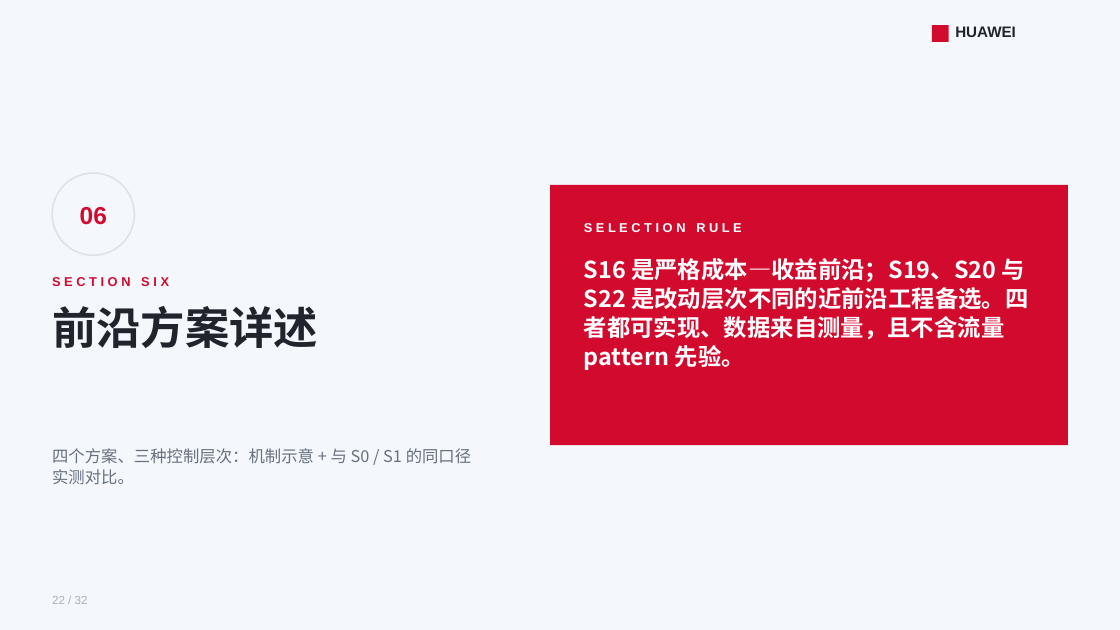
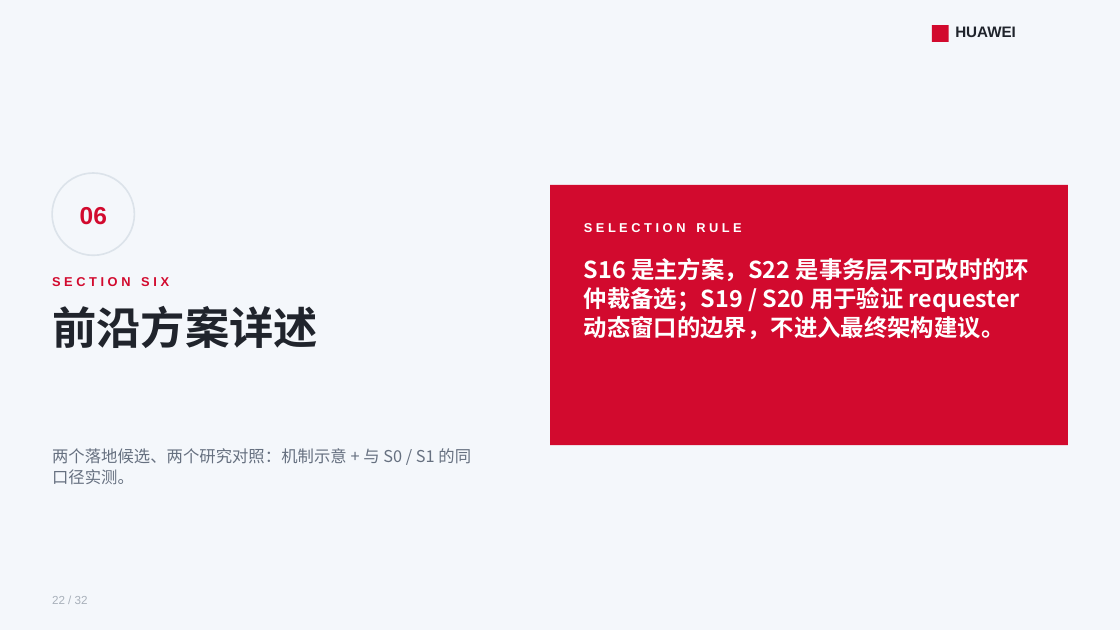
Before and after one commit to lukebest/booksim2, a slide deck: slide 22 of ppt/ring2-write-fairness.pptx. Drawn at 1120x630 pixels with LibreOffice and Linux fonts; fonts in the diff are those of the drawing. Boxes give left, top, right and bottom in pixels: in the first picture for what was removed or moved away, otherwise in the second. Text is boxed around its words. In the diff, an @@ line names an element or a change of style, - is before the commit and + after.

```diff
--- a/ppt/ring2-write-fairness.pptx
+++ b/ppt/ring2-write-fairness.pptx
@@ text at bbox=[584, 258, 1030, 339]: text changed @@
-S16 是严格成本—收益前沿；S19、S20 与 S22 是改动层次不同的近前沿工程备选。四者都可实现、数据来自测量，且不含流量 pattern 先验。
+S16 是主方案，S22 是事务层不可改时的环仲裁备选；S19 / S20 用于验证 requester 动态窗口的边界，不进入最终架构建议。
@@ text at bbox=[52, 448, 471, 484]: text changed @@
-四个方案、三种控制层次：机制示意 + 与 S0 / S1 的同口径实测对比。
+两个落地候选、两个研究对照：机制示意 + 与 S0 / S1 的同口径实测。
```
Also in this commit, not shown: 9 other slides changed, 1 other file.
